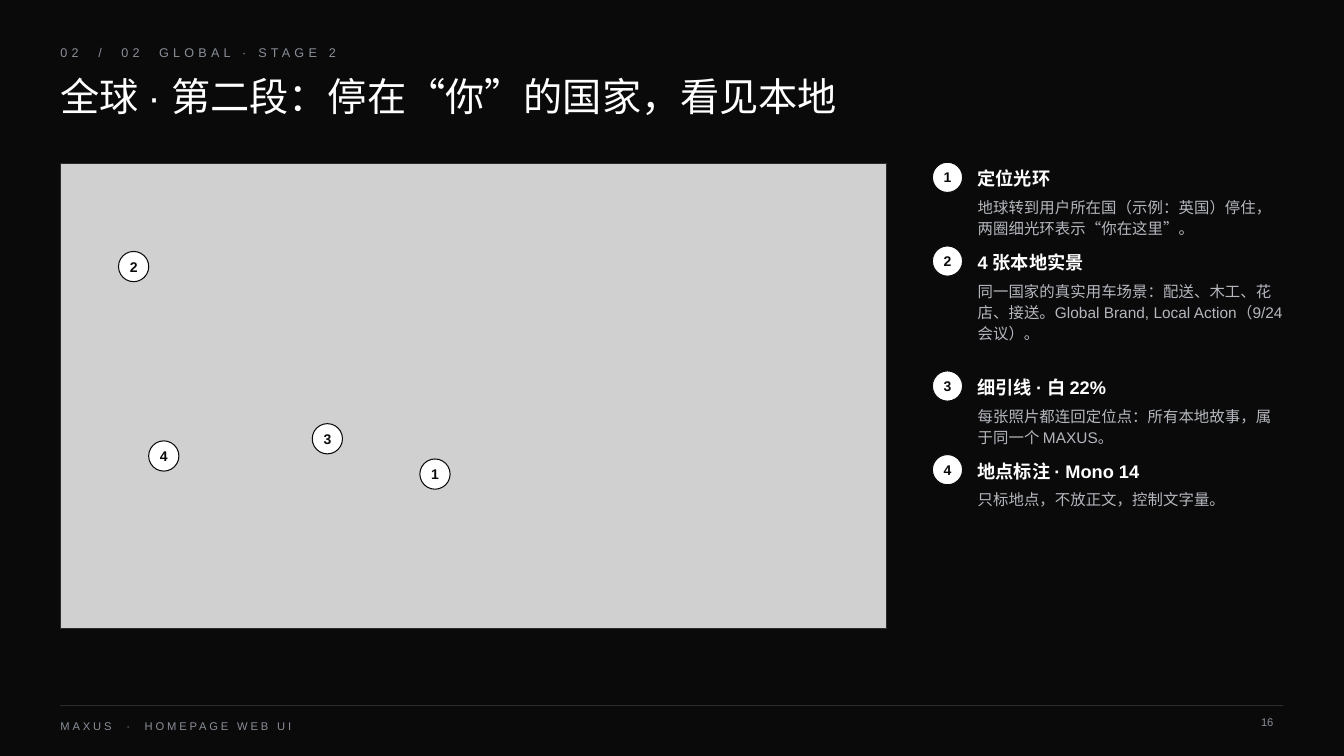
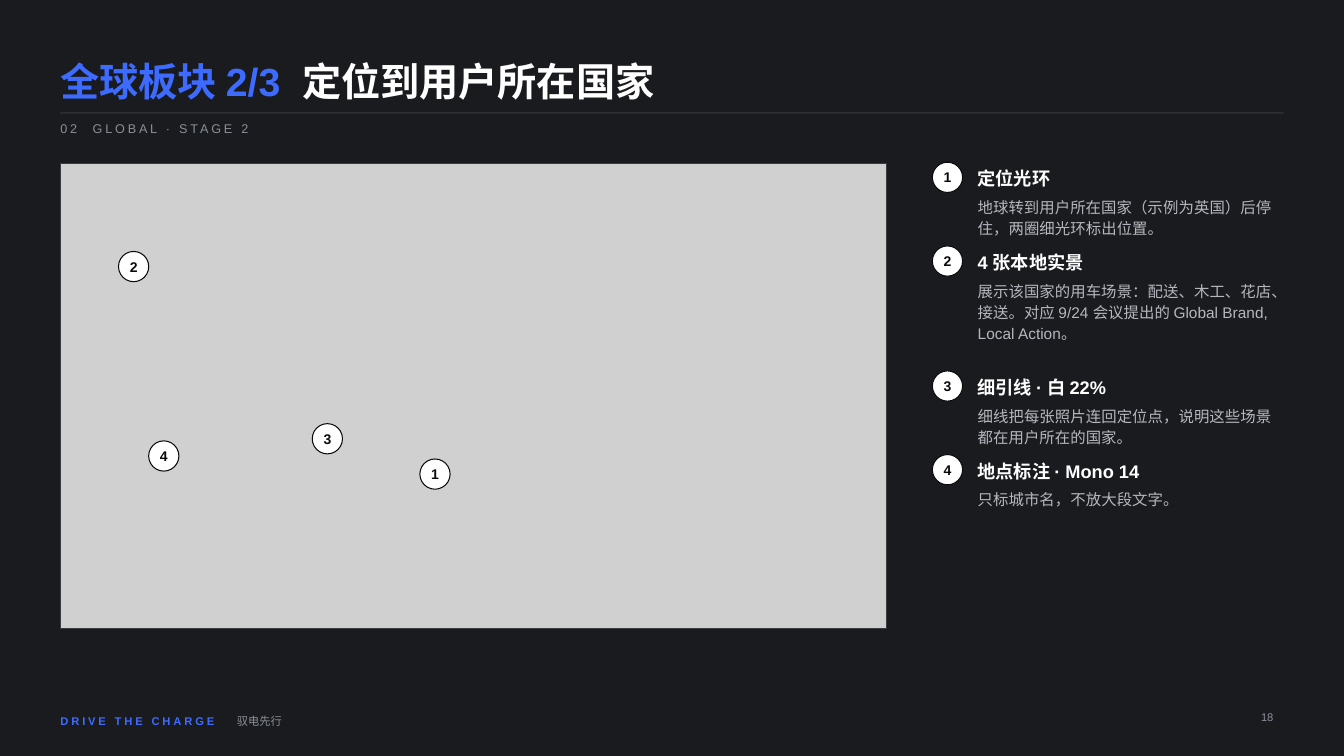
Before and after one commit to deko009/Claude, a slide deck: slide 18 of deck/MAXUS_首页WebUI_设计解说.pptx (slide 16 before the commit). Drawn at 1344x756 pixels with LibreOffice and Linux fonts; fonts in the diff are those of the drawing; grey boxes stand for pictures. Boxes give left, top, right and bottom in pixels: in the first picture for what was removed or moved away, otherwise in the second. Text is boxed around its words. In the diff, an @@ line names an element or a change of style, - is before the commit and + after.

```diff
--- a/deck/MAXUS_首页WebUI_设计解说.pptx
+++ b/deck/MAXUS_首页WebUI_设计解说.pptx
@@ background #0A0A0B to #1A1B1F @@
@@ text "全球板块 2/3 定位到用户所在国家" at (x1=60, y1=62, x2=654, y2=100): vertical alignment top to bottom @@
@@ text at (x1=60, y1=62, x2=654, y2=100): text changed; bold on @@
-全球 · 第二段：停在“你”的国家，看见本地
+全球板块 2/3 定位到用户所在国家
@@ line added from (60, 113) to (1284, 113), #3A3B41 0.75 pt @@
@@ text at (x1=60, y1=124, x2=248, y2=133): text changed @@
-02 / 02 GLOBAL · STAGE 2
+02 GLOBAL · STAGE 2
@@ rectangle at (x1=60, y1=163, x2=887, y2=628): outline #2A2B2E 0.75 pt to #3A3B41 0.75 pt @@
@@ text at (x1=978, y1=200, x2=1272, y2=236): text changed @@
-地球转到用户所在国（示例：英国）停住，两圈细光环表示“你在这里”。
+地球转到用户所在国家（示例为英国）后停住，两圈细光环标出位置。
@@ text at (x1=978, y1=284, x2=1287, y2=340): text changed @@
-同一国家的真实用车场景：配送、木工、花店、接送。Global Brand, Local Action（9/24 会议）。
+展示该国家的用车场景：配送、木工、花店、接送。对应 9/24 会议提出的 Global Brand, Local Action。
@@ text at (x1=978, y1=409, x2=1272, y2=444): text changed @@
-每张照片都连回定位点：所有本地故事，属于同一个 MAXUS。
+细线把每张照片连回定位点，说明这些场景都在用户所在的国家。
@@ text at (x1=978, y1=492, x2=1179, y2=507): text changed @@
-只标地点，不放正文，控制文字量。
+只标城市名，不放大段文字。
@@ line removed from (60, 706) to (1284, 706) @@
@@ text added at (x1=60, y1=717, x2=215, y2=725), 8 pt, text #3D6BFF, bold @@
+DRIVE THE CHARGE
@@ text added at (x1=237, y1=716, x2=282, y2=726), 8 pt, text #8A8F98 @@
+驭电先行
@@ page number removed at (x1=1261, y1=718, x2=1273, y2=726) @@
-16
@@ page number added at (x1=1261, y1=713, x2=1273, y2=721), 8 pt, text #8A8F98 @@
+18
@@ text removed at (x1=60, y1=722, x2=111, y2=730) @@
-MAXUS · HOMEPAGE WEB UI
```
Also in this commit, not shown: 24 other slides changed, 4 slides added, 2 slides removed, 3 other files.
